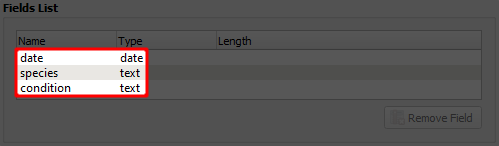
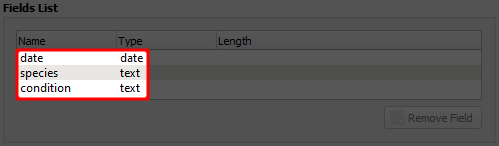
Layer changes from the first 499 × 146 image to the second:
painted on "Red" over (x1=14, y1=47, x2=150, y2=101)
painted on "Black" over (x1=16, y1=49, x2=148, y2=99)
